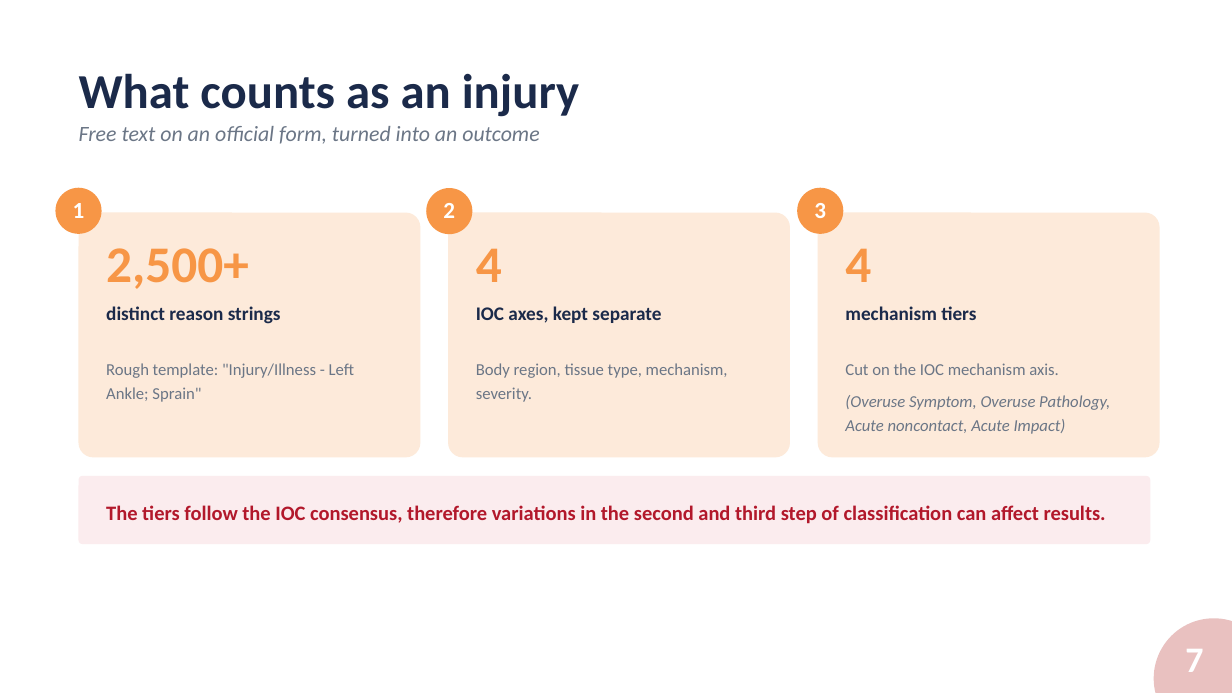
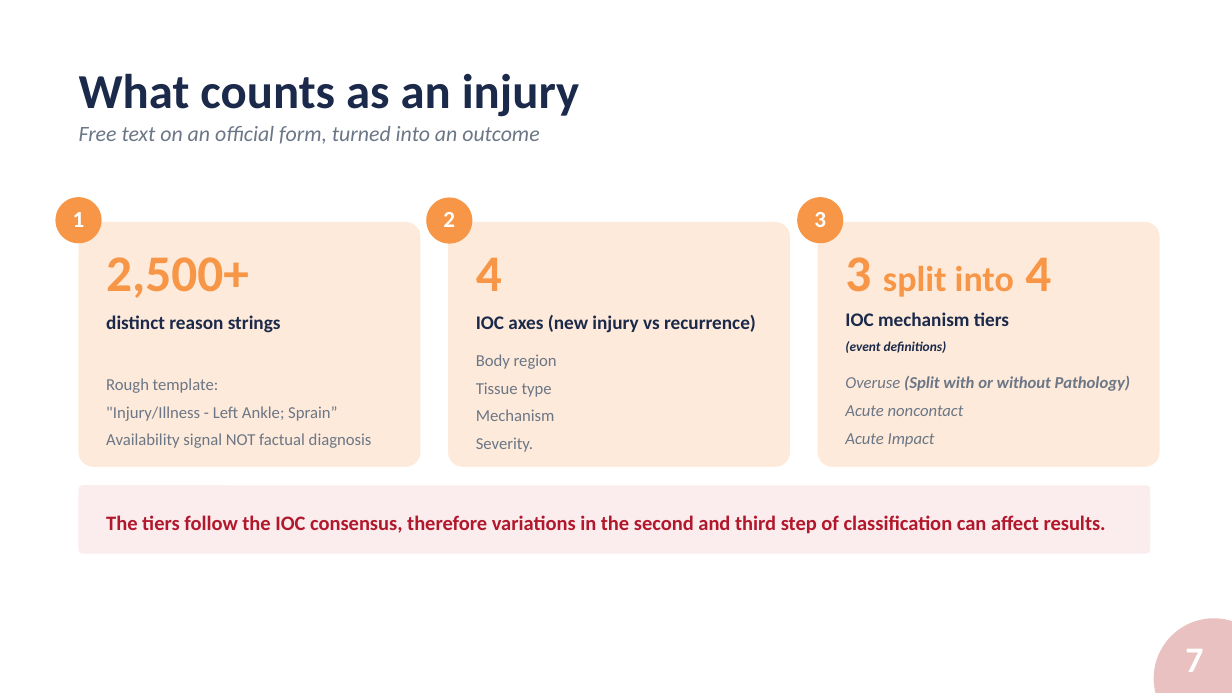
Before and after one commit to alexmartin360/Basketball-Workload-Injury-Risk-Profile, a slide deck: slide 7 of docs/SPB_Presentation_AlexMartin.pptx. Drawn at 1232x693 pixels with LibreOffice and Linux fonts; fonts in the diff are those of the drawing; background and template pictures are left out. Boxes give left, top, right and bottom in pixels: in the first picture for what was removed or moved away, otherwise in the second. Text is boxed around its words. In the diff, an @@ line names an element or a change of style, - is before the commit and + after.

```diff
--- a/docs/SPB_Presentation_AlexMartin.pptx
+++ b/docs/SPB_Presentation_AlexMartin.pptx
@@ 7 texts, 4 rounded rectangles, 3 ellipses: place and size @@
-7 texts, 4 rounded rectangles, 3 ellipses at [55,188,1160,544]
+7 texts, 4 rounded rectangles, 3 ellipses at [55,197,1160,554]
@@ text at [845,257,1051,297]: text changed; size 40 to 28 pt @@
-4
+3 split into 4
@@ text at [476,315,756,333]: text changed @@
-IOC axes, kept separate
+IOC axes (new injury vs recurrence)
@@ text at [845,312,1009,353]: text changed; size 15 to 10.5 pt; italic on @@
-mechanism tiers
+IOC mechanism tiers
+(event definitions)
@@ text at [476,354,557,452]: text changed @@
-Body region, tissue type, mechanism, severity.
+Body region
+Tissue type
+Mechanism
+Severity.
@@ text at [106,378,372,448]: text changed @@
-Rough template: "Injury/Illness - Left Ankle; Sprain"
+Rough template:
+"Injury/Illness - Left Ankle; Sprain”
+Availability signal NOT factual diagnosis
@@ text at [845,376,1130,447]: text changed @@
-Cut on the IOC mechanism axis.
-(Overuse Symptom, Overuse Pathology, Acute noncontact, Acute Impact)
+Overuse (Split with or without Pathology)
+Acute noncontact
+Acute Impact
```
Also in this commit, not shown: 18 other slides changed, 1 slide added, 2 slides removed, 1 other file.
